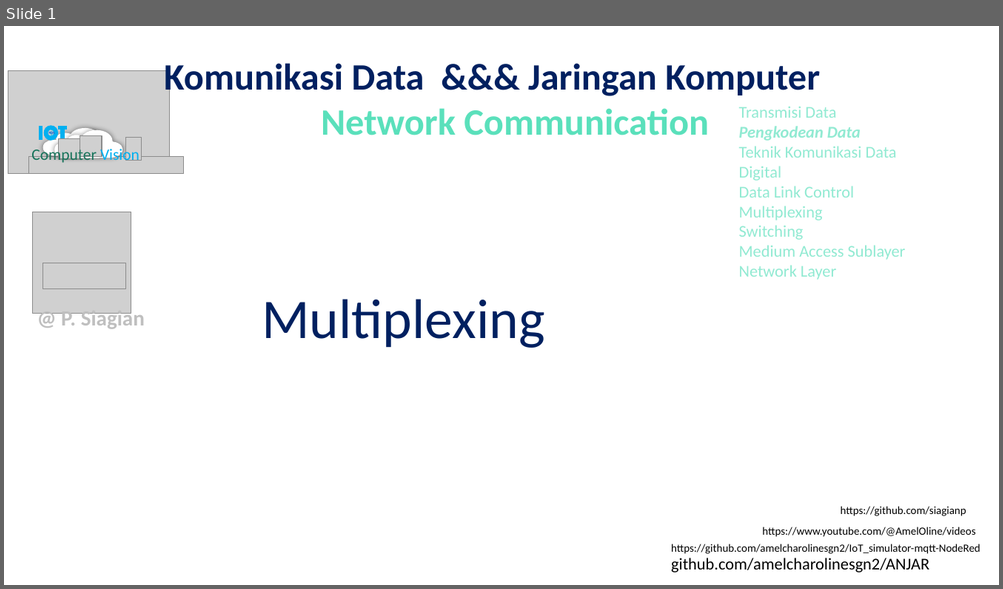
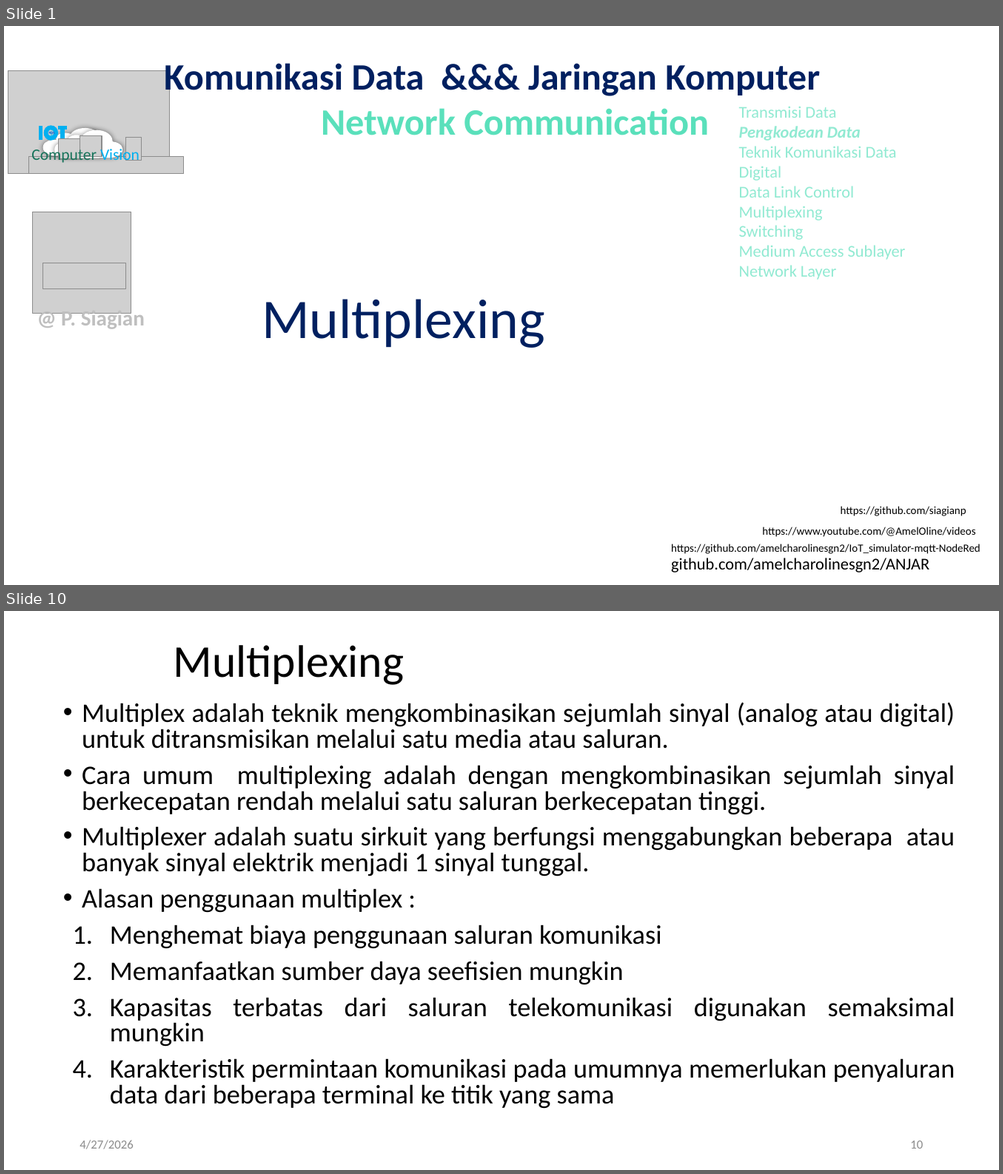
Before and after one commit to amelcharolinesgn2/DataNetCommunication, a slide deck: 6_5Network Communication_Multiplexing.pptx. Shown one above the other, each under a label of ours: slide 1 before the commit, slides 1 and 10 after it; the slides between them are not shown. The pictures are 1003x589 and 1003x1174 pixels, drawn with LibreOffice and Linux fonts; fonts in the diff are those of the drawing; grey boxes stand for pictures. Boxes give left, top, right and bottom in pixels: in the first picture for what was removed or moved away, otherwise in the second. Text is boxed around its words. In the diff, an @@ line names an element or a change of style, - is before the commit and + after.

```diff
--- a/6_5Network Communication_Multiplexing.pptx
+++ b/6_5Network Communication_Multiplexing.pptx
@@ slide 10 added at (4, 611, 999, 1170), background #FFFFFF @@
@@ title added at (173, 645, 404, 685), 44 pt, text #000000 @@
+Multiplexing
@@ text added at (82, 702, 955, 1109), 25.9 pt, text #000000 @@
+• Multiplex adalah teknik mengkombinasikan sejumlah sinyal (analog atau digital) untuk ditransmisikan melalui satu media atau saluran.
+• Cara umum multiplexing adalah dengan mengkombinasikan sejumlah sinyal berkecepatan rendah melalui satu saluran berkecepatan tinggi.
+• Multiplexer adalah suatu sirkuit yang berfungsi menggabungkan beberapa atau banyak sinyal elektrik menjadi 1 sinyal tunggal.
+• Alasan penggunaan multiplex :
+1. Menghemat biaya penggunaan saluran komunikasi
+2. Memanfaatkan sumber daya seefisien mungkin
+3. Kapasitas terbatas dari saluran telekomunikasi digunakan semaksimal mungkin
+4. Karakteristik permintaan komunikasi pada umumnya memerlukan penyaluran data dari beberapa terminal ke titik yang sama
@@ text added at (79, 1140, 133, 1150), 12 pt, text #8C8C8C @@
+4/27/2026
@@ page number added at (910, 1141, 922, 1149), 12 pt, text #8C8C8C @@
+10
```
Also in this commit, not shown: 7 slides changed, 38 other slides added.
